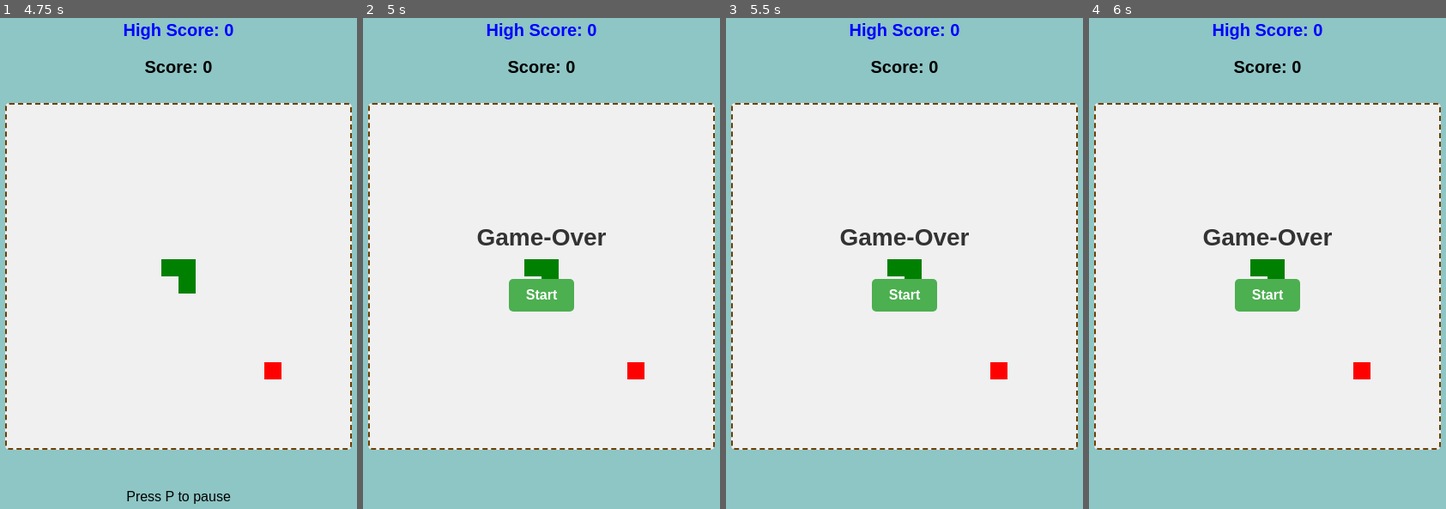
Above: before the commit, frames 1-4 (left to right).
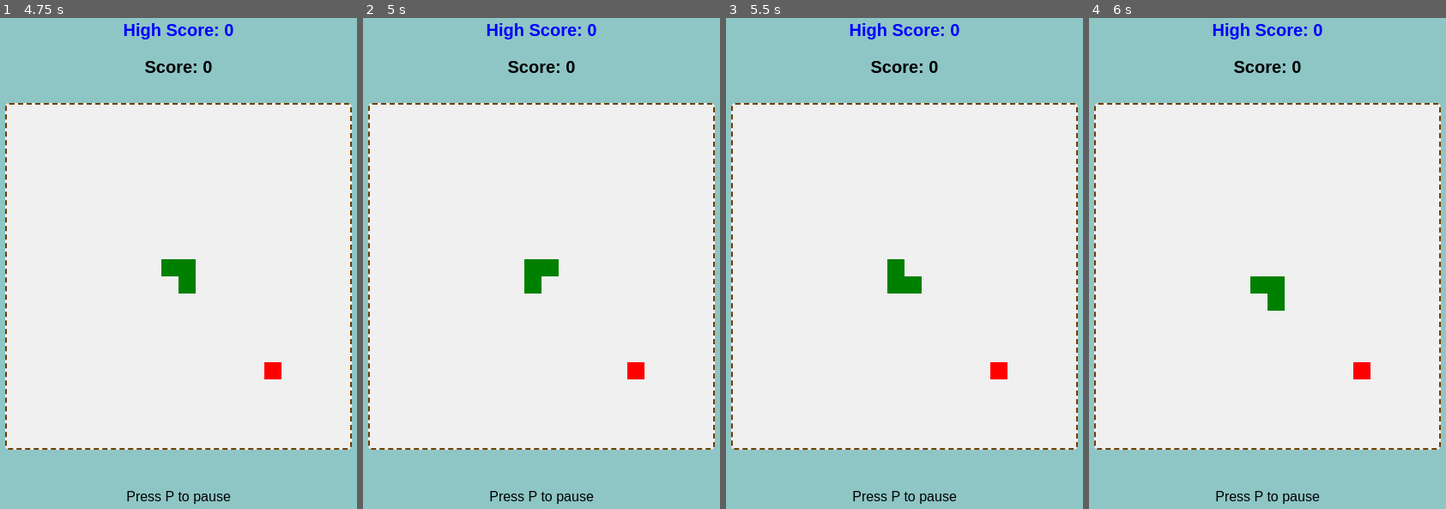
Above: after the commit, the same moments.

Repository: ov-git/Snake-Game
Game: browser game, page src/index.html
Same seed, same stepped clock (60 frames per second), same inputs: the game is played once before the commit and once after it.
Inputs:
- Up to frame 1 (4.75 s): click "Start" at 0.27 s; hold Right 1.03-1.53 s; hold Down 1.58-1.85 s; hold Left 1.9-2.47 s; hold Up 2.52-2.82 s; tap D at 2.52 s; hold Right 2.87-3.53 s; tap A at 3.52 s; hold Up 3.58-3.82 s; hold Left 3.87-4.3 s; hold Down 4.35-4.68 s; tap W at 4.52 s; hold Right from 4.73 s (still down)
- Up to frame 2 (5 s): keep holding Right
- Up to frame 3 (5.5 s): release Right at 5.23 s; hold Down from 5.28 s (still down)
- Up to frame 4 (6 s): tap S at 5.52 s; release Down at 5.55 s; hold Left from 5.6 s (still down)

Frame 1 is identical in both runs. In frame 2, 2.0% of the frame differs, in the area x 31-69%, y 43-99%; in frame 3, 2.2%; in frame 4, 2.4%.

Commit message:
fix: prevent rapid turns and unsafe food placement

Diff:
--- a/src/index.html
+++ b/src/index.html
@@ -50,6 +50,7 @@
             { x: 8, y: 10 }
         ];
         let direction = { x: 1, y: 0 };
+        let nextDirection = { x: 1, y: 0 };// used to prevent rapid turning trgiggering self-collision
         let food = { x: 15, y: 15 };
         let score = 0;
         let isPaused = false;
@@ -105,6 +106,7 @@
 
         const updateGame = () => {
             // Move the snake
+            direction = nextDirection; // Update direction at the start of the game loop
             const head = { x: snake[0].x + direction.x, y: snake[0].y + direction.y };
 
             let isEating = compareXY(head.x, head.y, food.x, food.y)
@@ -138,6 +140,7 @@
             { x: 8, y: 10 }
         ];
             direction = { x: 1, y: 0 };
+            nextDirection = { x: 1, y: 0 };
             food = { x: 15, y: 15 };
             score = 0;
             speed = 500;
@@ -226,10 +229,14 @@
         }
 
         const newFood = () => {
-            const newX = Math.floor(Math.random() * tileCount);
-            const newY = Math.floor(Math.random() * tileCount);
-            food.x = newX
-            food.y = newY
+            let newX;
+            let newY;
+            do {
+                newX = Math.floor(Math.random() * tileCount);
+                newY = Math.floor(Math.random() * tileCount);
+            } while (snake.some(part => part.x === newX && part.y === newY));
+            food.x = newX;
+            food.y = newY;
         }
 
         const checkBoundaries = (head) => {
@@ -249,24 +256,24 @@
             switch (e.key) {
                 case "w":
                 case "ArrowUp":
-                    if (direction.y === 1) break; // Prevent reversing direction
-                    direction = { x: 0, y: -1 };
-                    break;
+                    if (direction.y === 1 || direction.y === -1) break; // Prevent reversing direction
+                        nextDirection = { x: 0, y: -1 };
+                        break;
                 case "s":
                 case "ArrowDown":
-                    if (direction.y === -1) break; // Prevent reversing direction
-                        direction = { x: 0, y: 1 };
+                    if (direction.y === -1 || direction.y === 1) break; // Prevent reversing direction
+                        nextDirection = { x: 0, y: 1 };
                         break;
                 case "a":
                 case "ArrowLeft":
-                        if (direction.x === 1) break; // Prevent reversing direction
-                        direction = { x: -1, y: 0 };
+                        if (direction.x === 1 || direction.x === -1) break; // Prevent reversing direction
+                        nextDirection = { x: -1, y: 0 };
                         break;
                 case "d":
                 case "ArrowRight":
-                    if (direction.x === -1) break; // Prevent reversing direction
-                    direction = { x: 1, y: 0 };
-                    break;
+                    if (direction.x === -1 || direction.x === 1) break; // Prevent reversing direction
+                        nextDirection = { x: 1, y: 0 };
+                        break;
                 case "p":
                     if(isPlaying)  {
                         togglePause();
